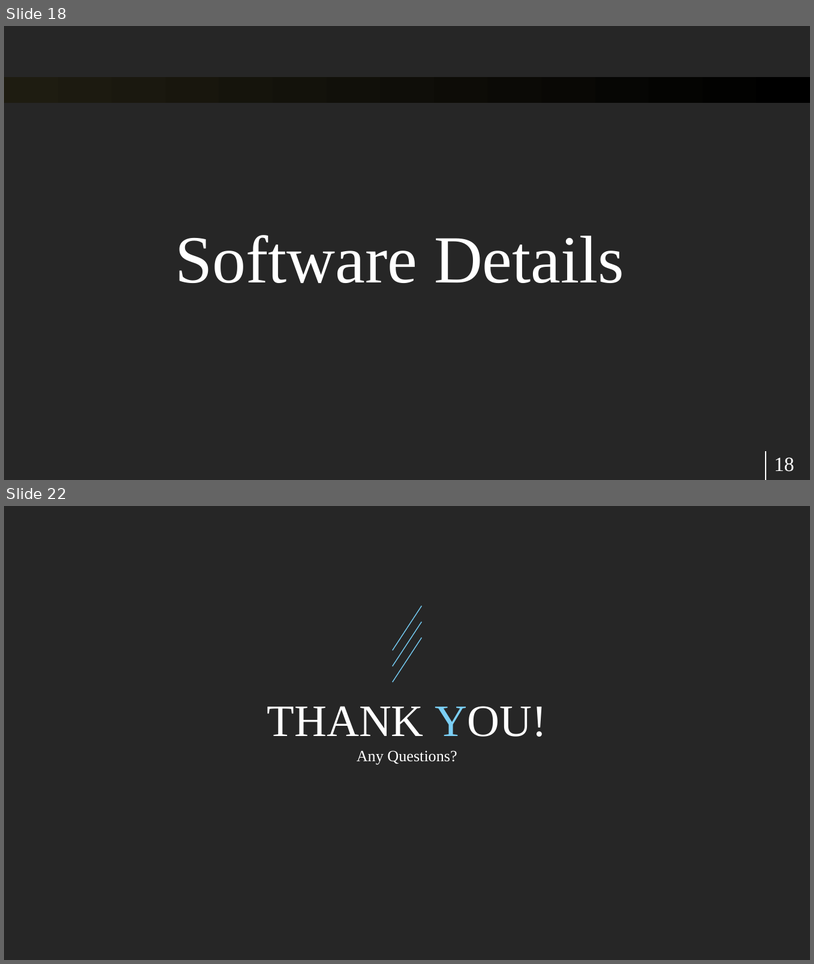
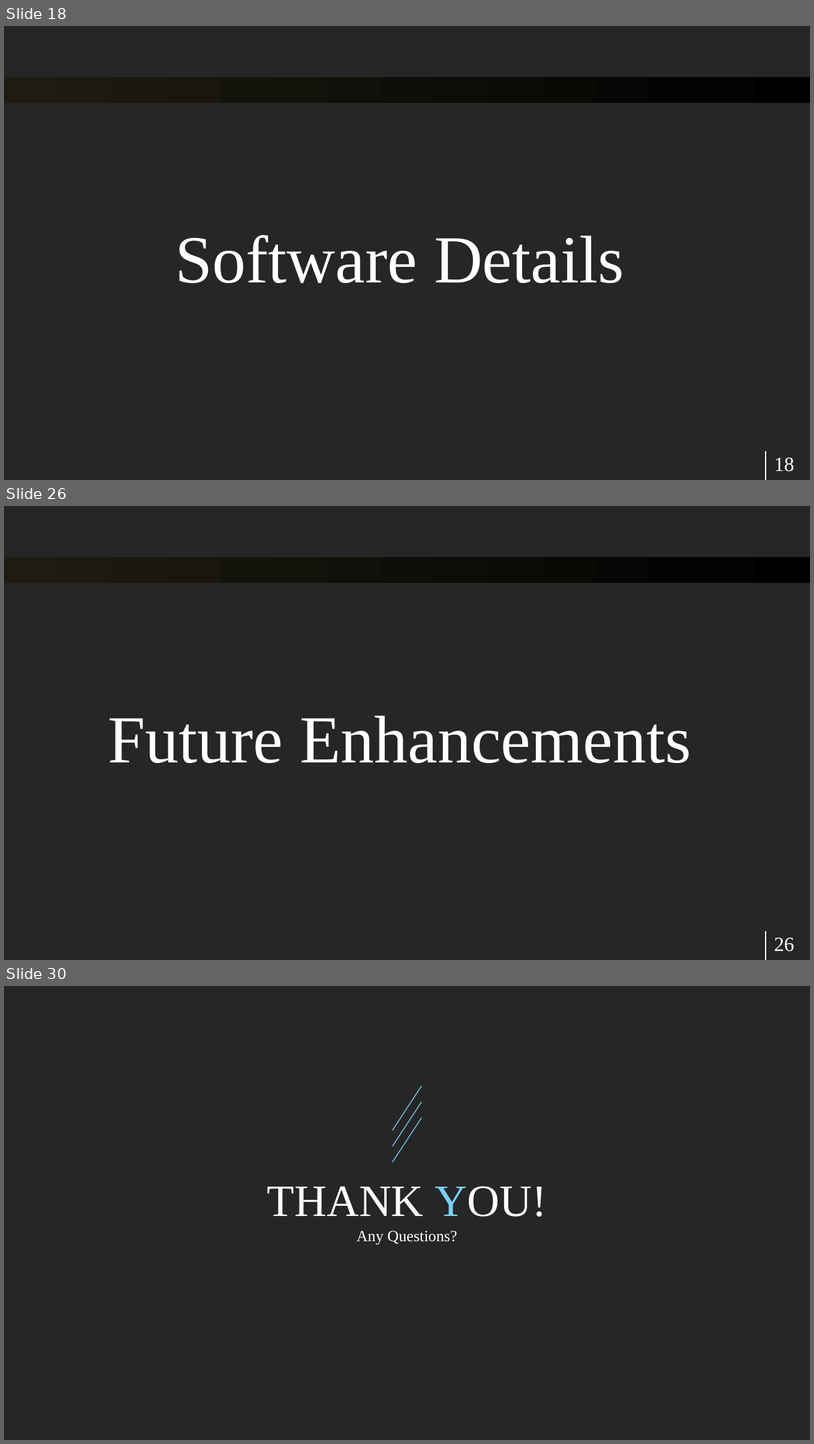
Before and after one commit to raghavddps2/Digital-Image-Processing-Project, a slide deck: Presentation/Digital Image Processing Project.pptx. Shown one above the other, each under a label of ours: slides 18 and 22 before the commit, slides 18, 26 and 30 after it; the slides between them are not shown. The pictures are 814x964 and 814x1444 pixels, drawn with LibreOffice and Linux fonts; fonts in the diff are those of the drawing. Boxes give left, top, right and bottom in pixels: in the first picture for what was removed or moved away, otherwise in the second. Text is boxed around its words. In the diff, an @@ line names an element or a change of style, - is before the commit and + after.

```diff
--- a/Presentation/Digital Image Processing Project.pptx
+++ b/Presentation/Digital Image Processing Project.pptx
@@ slide 26 added at [4,506,810,960], background #262626; not listed: 2 template elements that a slide beside it also shows @@
@@ text added at [108,715,691,763], 60 pt, text #FFFFFF @@
+Future Enhancements
@@ page number added at [774,937,795,951], 18 pt, text #FFFFFF @@
+26
@@ what was slide 22 is now slide 30 @@
```
Also in this commit, not shown: 8 slides changed, 7 other slides added, 20 other files.
